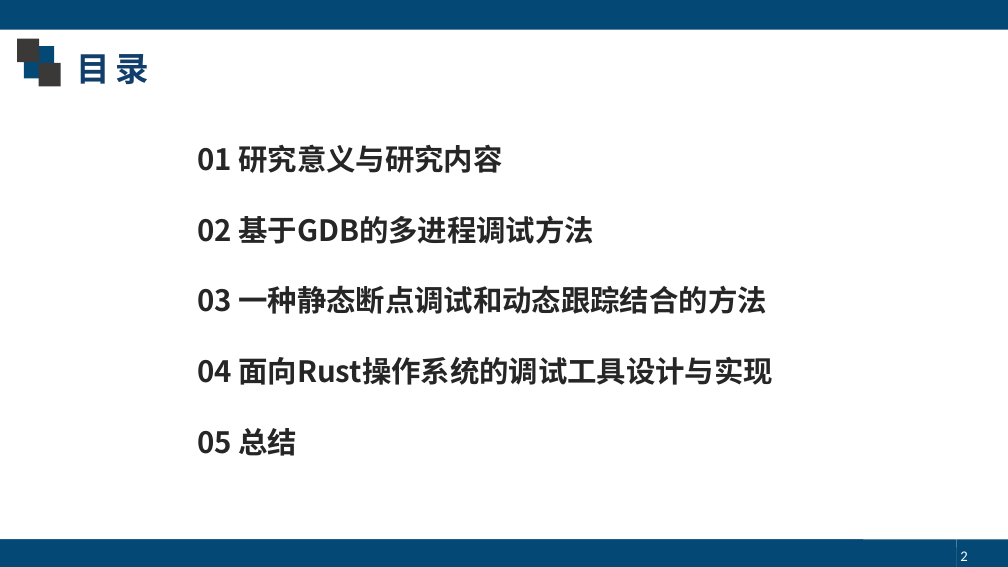
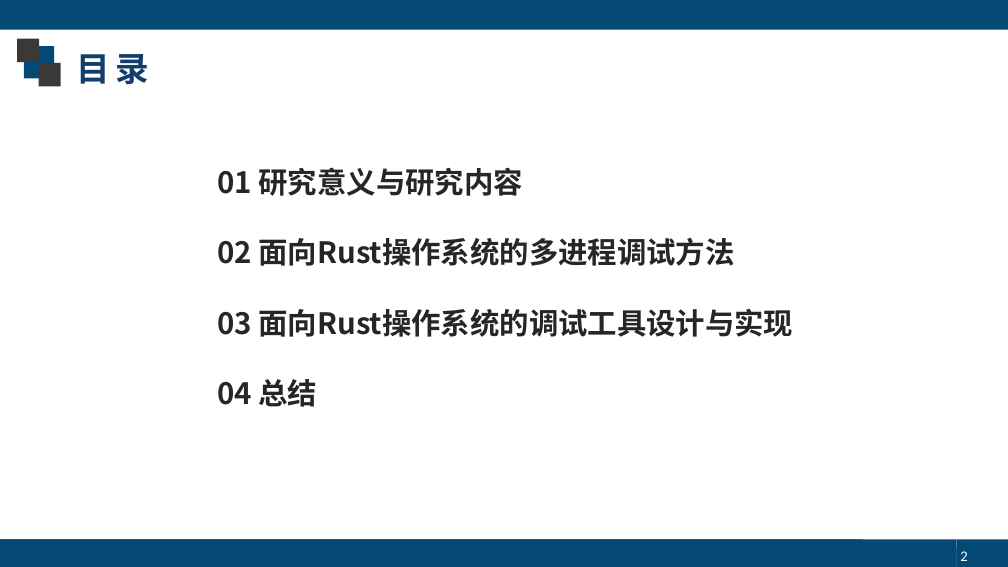
Before and after one commit to zhangly1234/report, a slide deck: slide 2 of 毕业答辩-张露元.pptx. Drawn at 1008x567 pixels with LibreOffice and Linux fonts; fonts in the diff are those of the drawing. Boxes give left, top, right and bottom in pixels: in the first picture for what was removed or moved away, otherwise in the second. Text is boxed around its words. In the diff, an @@ line names an element or a change of style, - is before the commit and + after.

```diff
--- a/毕业答辩-张露元.pptx
+++ b/毕业答辩-张露元.pptx
@@ text "01 研究意义与研究内容": place and size @@
-text "01 研究意义与研究内容" at box(197, 144, 773, 456)
+text "01 研究意义与研究内容" at box(217, 167, 794, 407)
@@ text at box(217, 237, 794, 407): text changed @@
-02 基于GDB的多进程调试方法
-03 一种静态断点调试和动态跟踪结合的方法
-04 面向Rust操作系统的调试工具设计与实现
-05 总结
+02 面向Rust操作系统的多进程调试方法
+03 面向Rust操作系统的调试工具设计与实现
+04 总结
```
Also in this commit, not shown: 11 other slides changed, 2 slides added, 3 slides removed.
